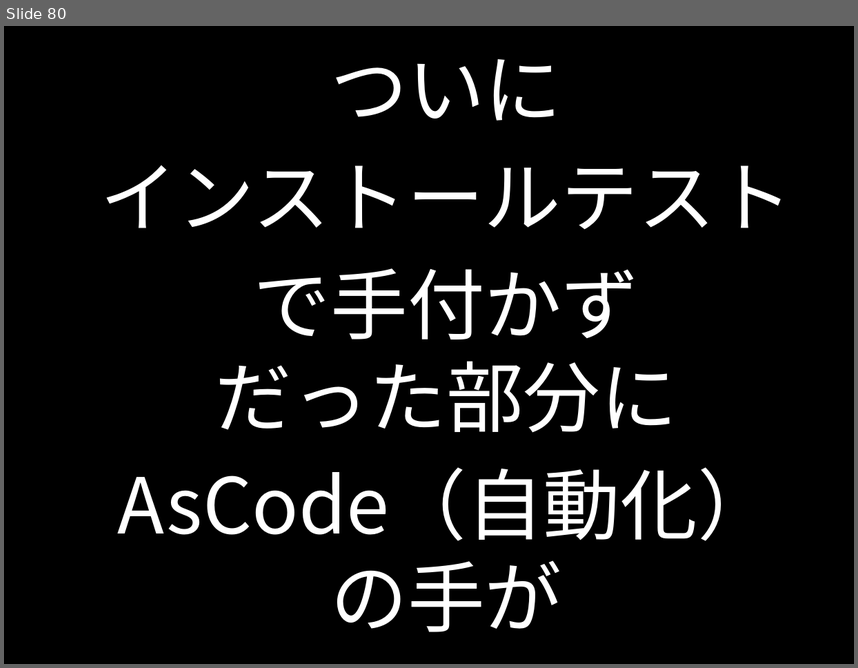
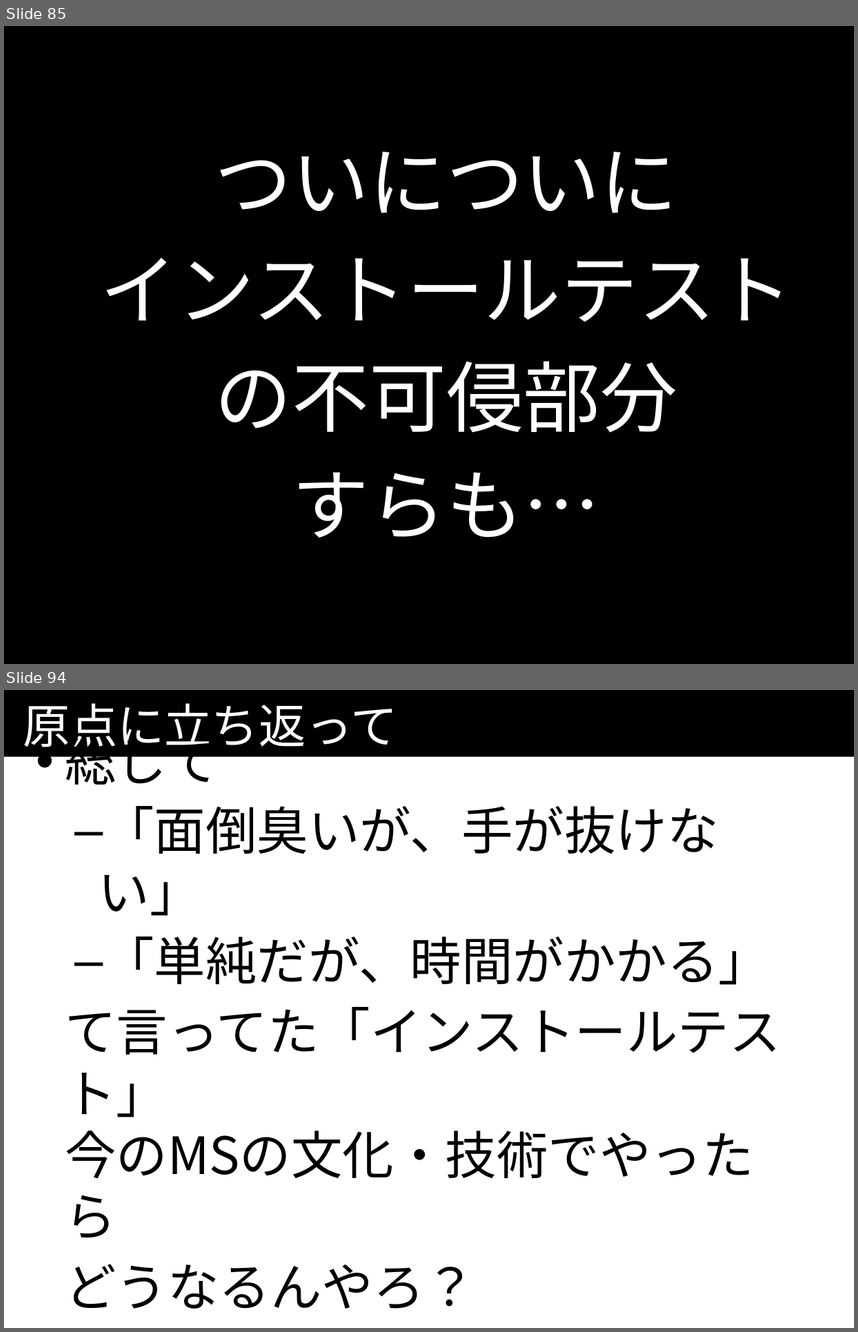
Before and after one commit to kazuhito-m/kazuhito-m.github.io, a slide deck: _drafts/comcamp2016.odp. Shown one above the other, each under a label of ours: slide 80 before the commit, slides 85 and 94 after it; the slides between them are not shown. The pictures are 858x668 and 858x1332 pixels, drawn with LibreOffice and Linux fonts; fonts in the diff are those of the drawing. Boxes give left, top, right and bottom in pixels: in the first picture for what was removed or moved away, otherwise in the second. Text is boxed around its words. In the diff, an @@ line names an element or a change of style, - is before the commit and + after.

```diff
--- a/_drafts/comcamp2016.odp
+++ b/_drafts/comcamp2016.odp
@@ slide 94 added at (x1=4, y1=690, x2=854, y2=1328), background #FFFFFF @@
@@ rectangle added at (x1=4, y1=690, x2=854, y2=757), fill #000000 @@
@@ title added at (x1=23, y1=703, x2=398, y2=747), 44 pt, text #FFFFFF @@
+原点に立ち返って
@@ text added at (x1=65, y1=728, x2=781, y2=1308), 48 pt, text #000000 @@
+• 総じて
+  – 「面倒臭いが、手が抜けない」
+  – 「単純だが、時間がかかる」
+て言ってた「インストールテスト」
+今のMSの文化・技術でやったら
+どうなるんやろ？
@@ what was slide 80 is now slide 85 @@
@@ slide 85 changed as well @@
@@ text at (x1=215, y1=152, x2=678, y2=213): text changed @@
-ついに
+ついについに
@@ text at (x1=215, y1=361, x2=678, y2=537): text changed @@
-で手付かず
-だった部分に
-AsCode（自動化）
-の手が
+の不可侵部分
+すらも…
```
Also in this commit, not shown: 3 other slides changed, 31 other slides added, 1 other file.
